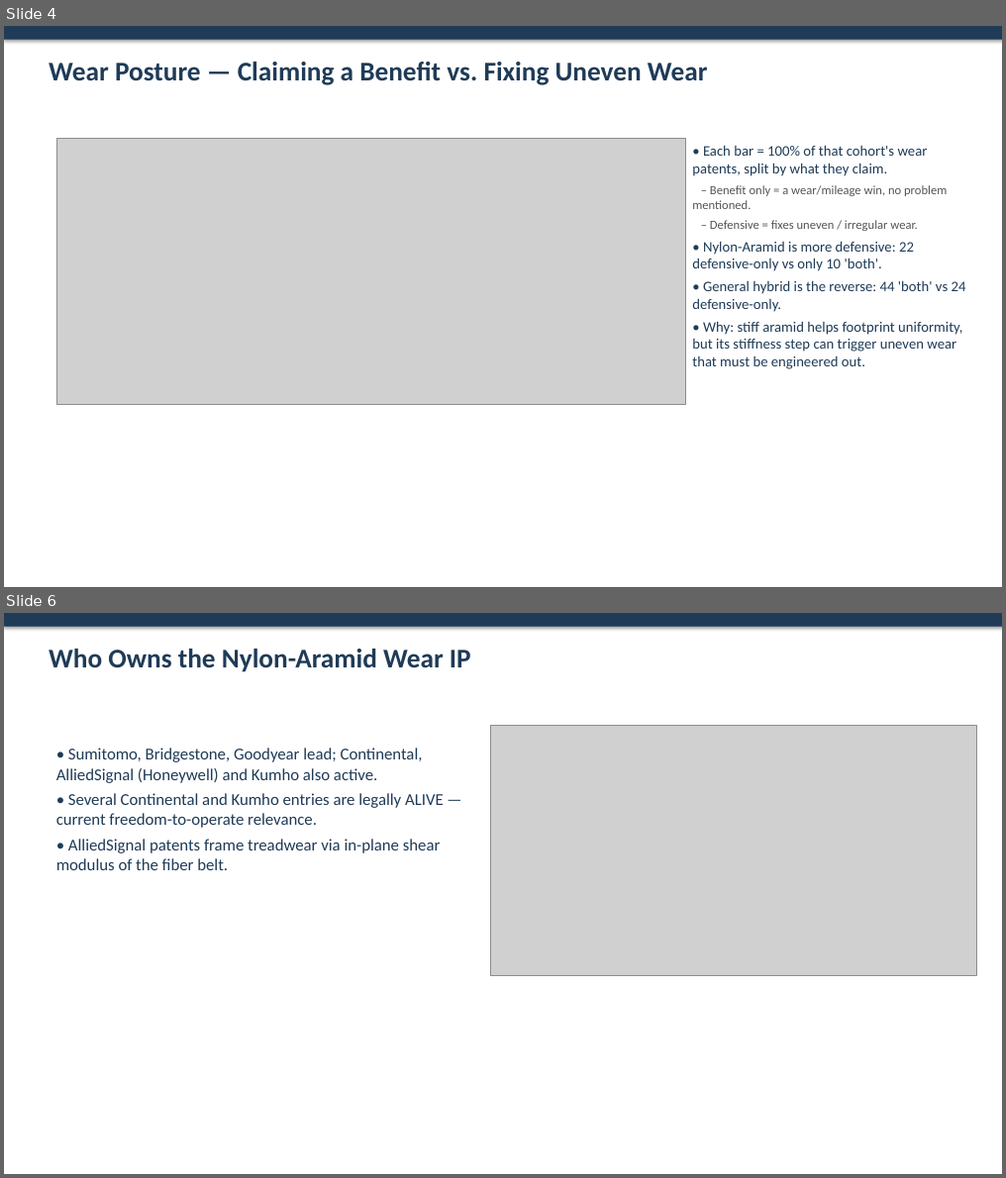
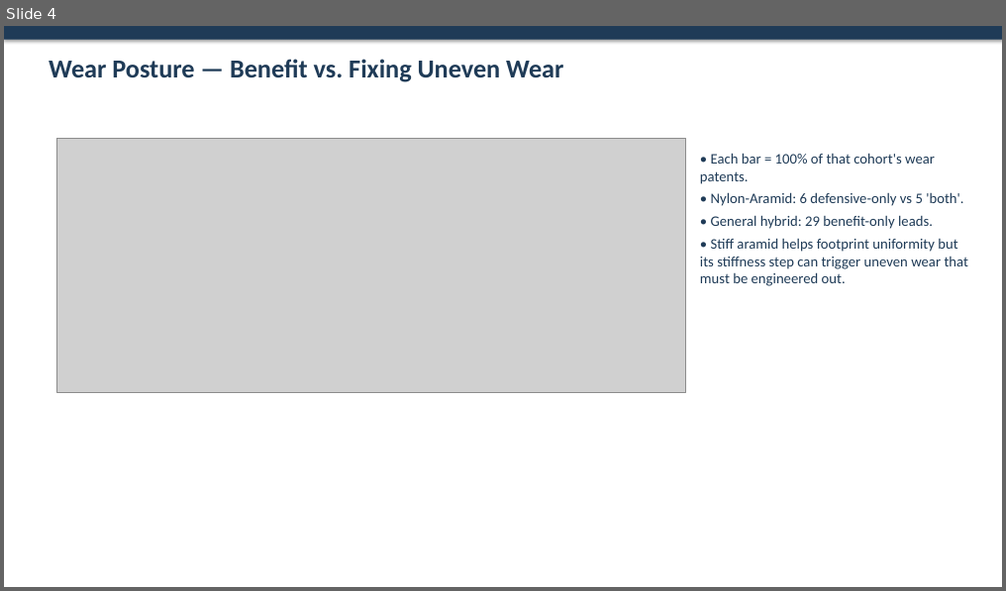
Before and after one commit to sreeharshahr09-gif/Sri, a slide deck: reports/Hybrid_Cord_Wear_Analysis.pptx. Shown one above the other, each under a label of ours: slides 4 and 6 before the commit, slide 4 after it; the slides between them are not shown. The pictures are 1006x1178 and 1006x591 pixels, drawn with LibreOffice and Linux fonts; fonts in the diff are those of the drawing; grey boxes stand for pictures. Boxes give left, top, right and bottom in pixels: in the first picture for what was removed or moved away, otherwise in the second. Text is boxed around its words. In the diff, an @@ line names an element or a change of style, - is before the commit and + after.

```diff
--- a/reports/Hybrid_Cord_Wear_Analysis.pptx
+++ b/reports/Hybrid_Cord_Wear_Analysis.pptx
@@ slide 6 removed at bbox=[4, 613, 1002, 1174], background #FFFFFF @@
@@ rectangle removed at bbox=[4, 613, 1002, 627] @@
@@ text removed at bbox=[49, 649, 471, 672] @@
-Who Owns the Nylon-Aramid Wear IP
@@ picture removed at bbox=[491, 725, 977, 976] @@
@@ text removed at bbox=[56, 748, 444, 870] @@
-• Sumitomo, Bridgestone, Goodyear lead; Continental, AlliedSignal (Honeywell) and Kumho also active.
-• Several Continental and Kumho entries are legally ALIVE — current freedom-to-operate relevance.
-• AlliedSignal patents frame treadwear via in-plane shear modulus of the fiber belt.
@@ slide 4 changed as well @@
@@ text at bbox=[49, 59, 563, 82]: text changed; size 26 to 25 pt @@
-Wear Posture — Claiming a Benefit vs. Fixing Uneven Wear
+Wear Posture — Benefit vs. Fixing Uneven Wear
@@ picture: place and size @@
-picture at bbox=[56, 138, 685, 405]
+picture at bbox=[56, 138, 685, 392]
@@ text at bbox=[700, 153, 968, 286]: text changed @@
-• Each bar = 100% of that cohort's wear patents, split by what they claim.
-– Benefit only = a wear/mileage win, no problem mentioned.
-– Defensive = fixes uneven / irregular wear.
-• Nylon-Aramid is more defensive: 22 defensive-only vs only 10 'both'.
-• General hybrid is the reverse: 44 'both' vs 24 defensive-only.
-• Why: stiff aramid helps footprint uniformity, but its stiffness step can trigger uneven wear that must be engineered out.
+• Each bar = 100% of that cohort's wear patents.
+• Nylon-Aramid: 6 defensive-only vs 5 'both'.
+• General hybrid: 29 benefit-only leads.
+• Stiff aramid helps footprint uniformity but its stiffness step can trigger uneven wear that must be engineered out.
```
Also in this commit, not shown: 6 other slides changed, 3 slides added, 3 other slides removed, 14 other files.
